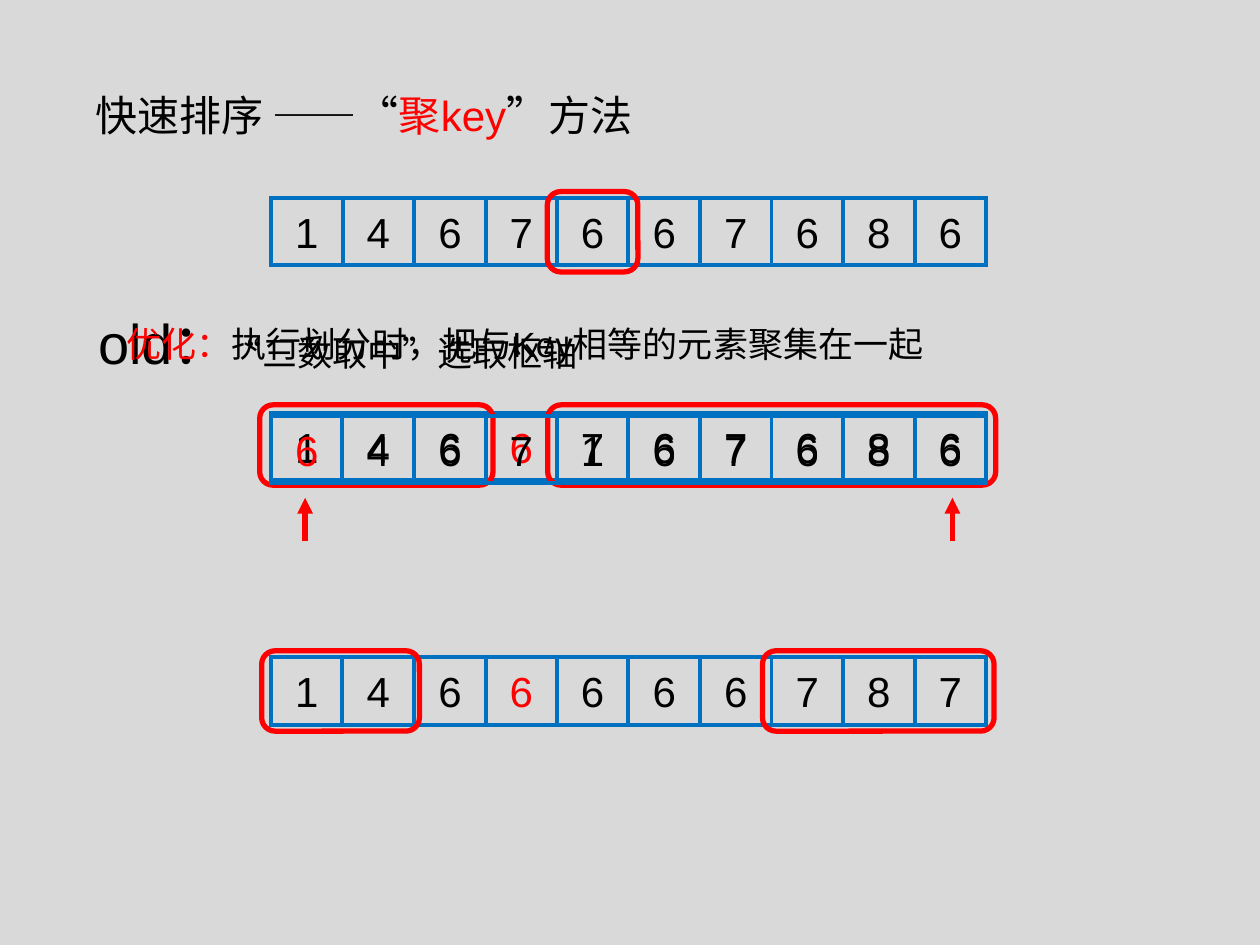
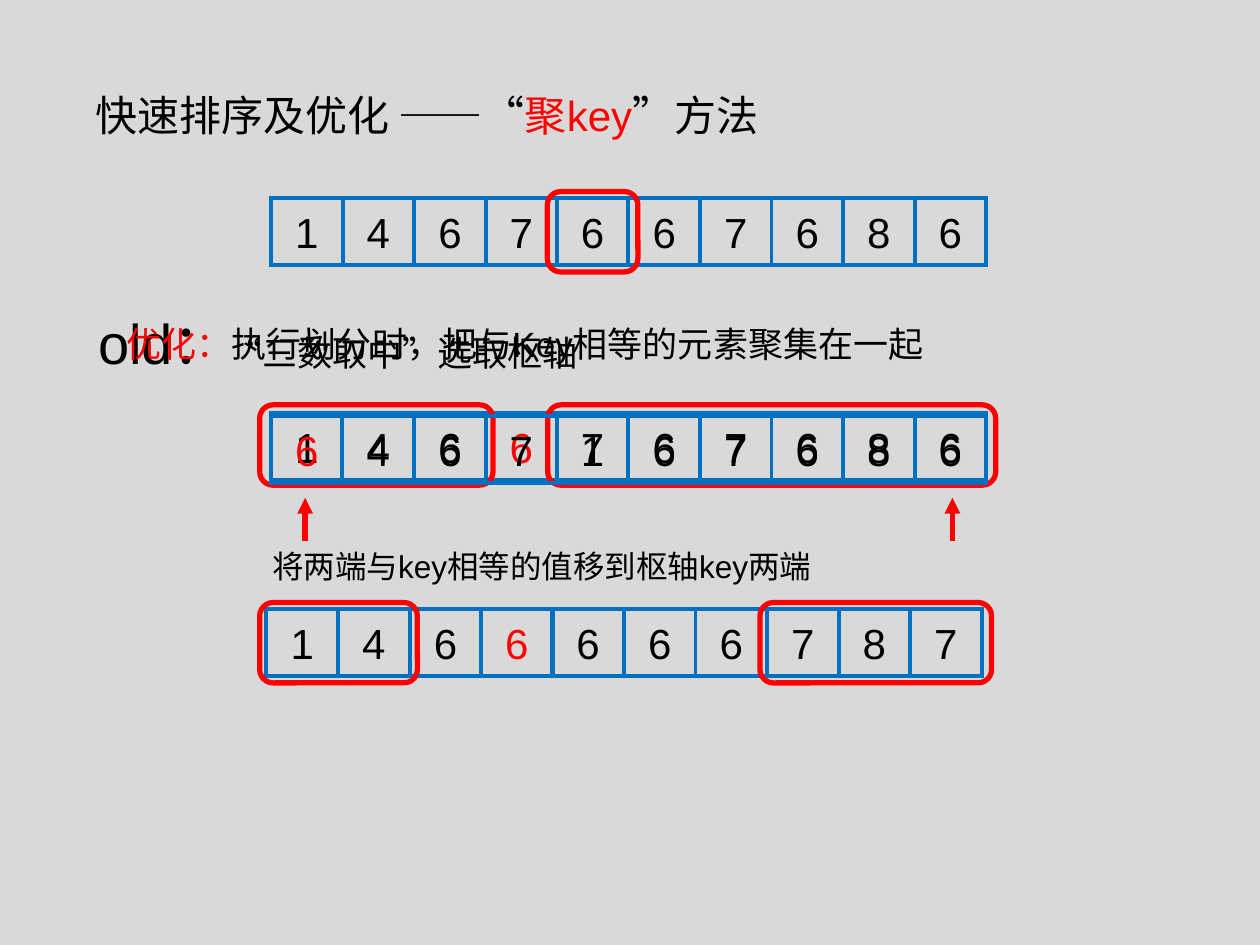
Before and after one commit to tianzhuwei/PPT, a slide deck: slide 6 of 快排+优化.pptx. Drawn at 1260x945 pixels with LibreOffice and Linux fonts; fonts in the diff are those of the drawing. Boxes give left, top, right and bottom in pixels: in the first picture for what was removed or moved away, otherwise in the second. Text is boxed around its words. In the diff, an @@ line names an element or a change of style, - is before the commit and + after.

Commit message:
快排优化

```diff
--- a/快排+优化.pptx
+++ b/快排+优化.pptx
@@ text at (95,95,758,140): text changed @@
-快速排序 ——“聚key”方法
+快速排序及优化 ——“聚key”方法
@@ text added at (272,551,811,585), 18 pt, text #000000 @@
+将两端与key相等的值移到枢轴key两端
@@ rounded rectangle: place and size @@
-rounded rectangle at (262,651,420,732)
+rounded rectangle at (260,602,417,683)
@@ rounded rectangle: place and size @@
-rounded rectangle at (762,651,994,732)
+rounded rectangle at (760,602,992,683)
@@ 10 rectangles: place and size @@
-10 rectangles at (271,658,987,724)
+10 rectangles at (266,609,982,675)
```
Also in this commit, not shown: 4 other slides changed, 3 slides added, 1 slide removed.
